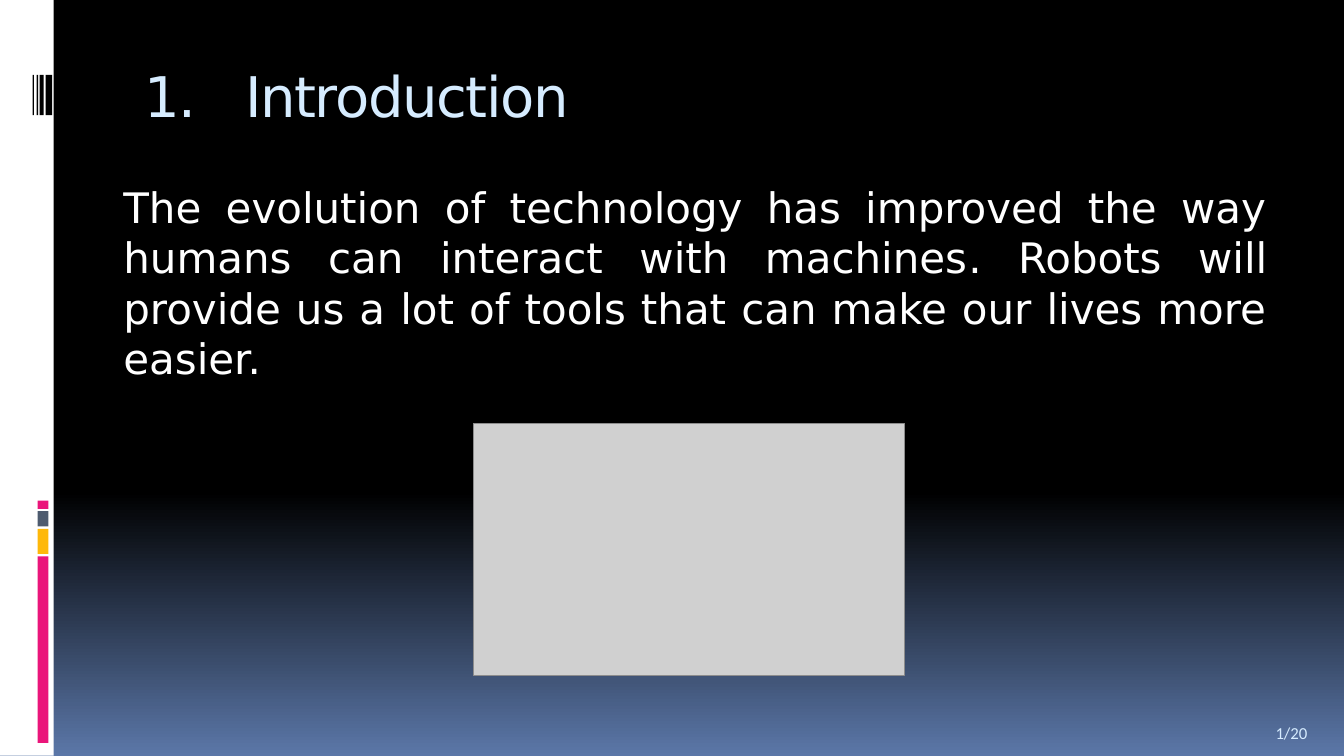
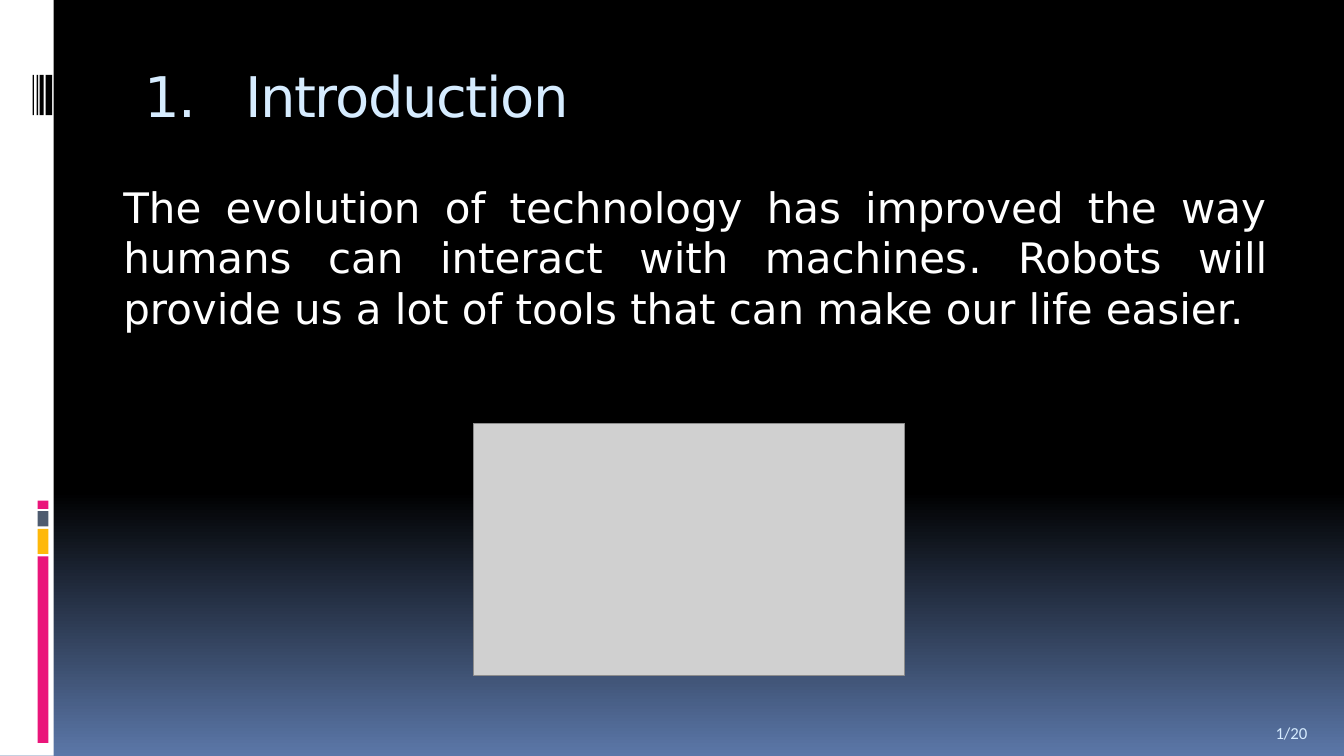
Before and after one commit to zorniffler/Pepper-behaviors, a slide deck: slide 3 of DOCS/Presentation/Final.ppsx. Drawn at 1344x756 pixels with LibreOffice and Linux fonts; fonts in the diff are those of the drawing; grey boxes stand for pictures. Boxes give left, top, right and bottom in pixels: in the first picture for what was removed or moved away, otherwise in the second. Text is boxed around its words. In the diff, an @@ line names an element or a change of style, - is before the commit and + after.

```diff
--- a/DOCS/Presentation/Final.ppsx
+++ b/DOCS/Presentation/Final.ppsx
@@ text at <box>123,191,1267,333</box>: text changed @@
-The evolution of technology has improved the way humans can interact with machines. Robots will provide us a lot of tools that can make our lives more easier.
+The evolution of technology has improved the way humans can interact with machines. Robots will provide us a lot of tools that can make our life easier.
```
Also in this commit, not shown: 2 other slides changed, 1 slide added, 1 other file.
